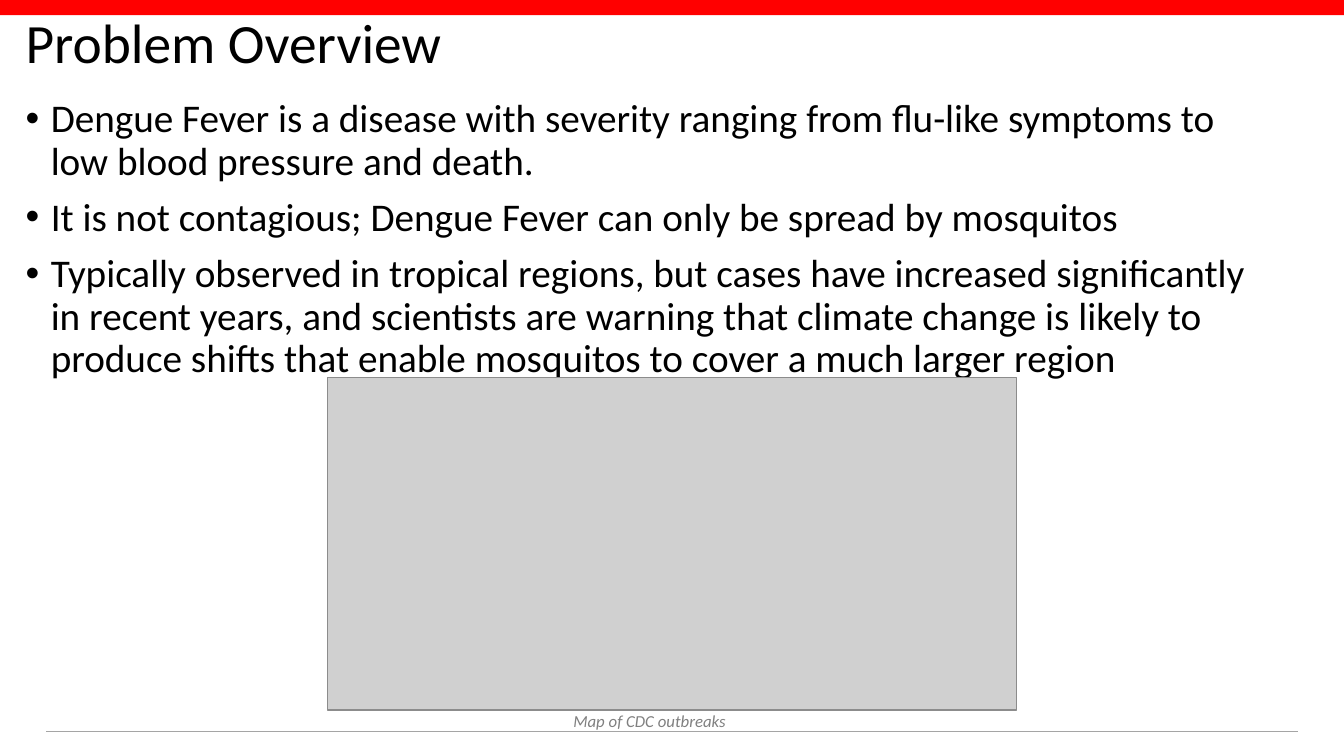
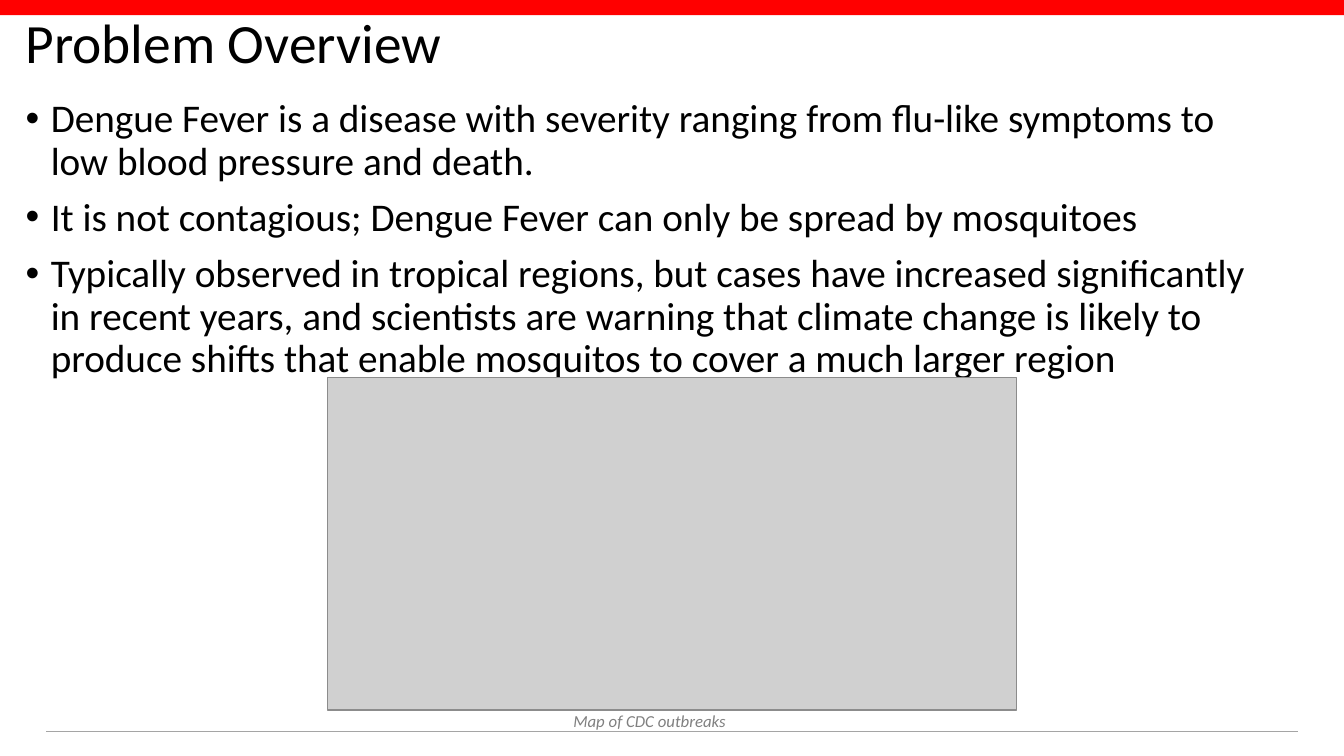
Before and after one commit to conditg/deng-ai, a slide deck: slide 2 of DengAI.pptx. Drawn at 1344x756 pixels with LibreOffice and Linux fonts; fonts in the diff are those of the drawing; grey boxes stand for pictures; background and template pictures are left out. Boxes give left, top, right and bottom in pixels: in the first picture for what was removed or moved away, otherwise in the second. Text is boxed around its words. In the diff, an @@ line names an element or a change of style, - is before the commit and + after.

```diff
--- a/DengAI.pptx
+++ b/DengAI.pptx
@@ text at [51, 203, 1138, 238]: text changed @@
-• It is not contagious; Dengue Fever can only be spread by mosquitos
+• It is not contagious; Dengue Fever can only be spread by mosquitoes
```
Also in this commit, not shown: 1 other slide changed, 3 slides added, 3 other files.
